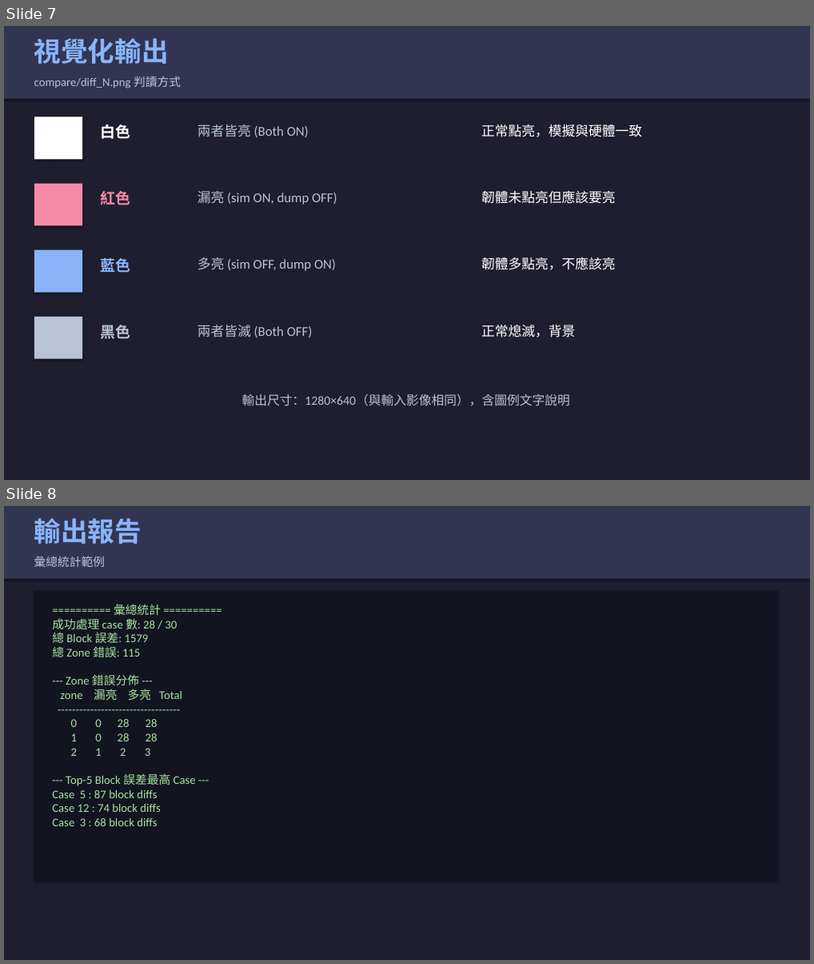
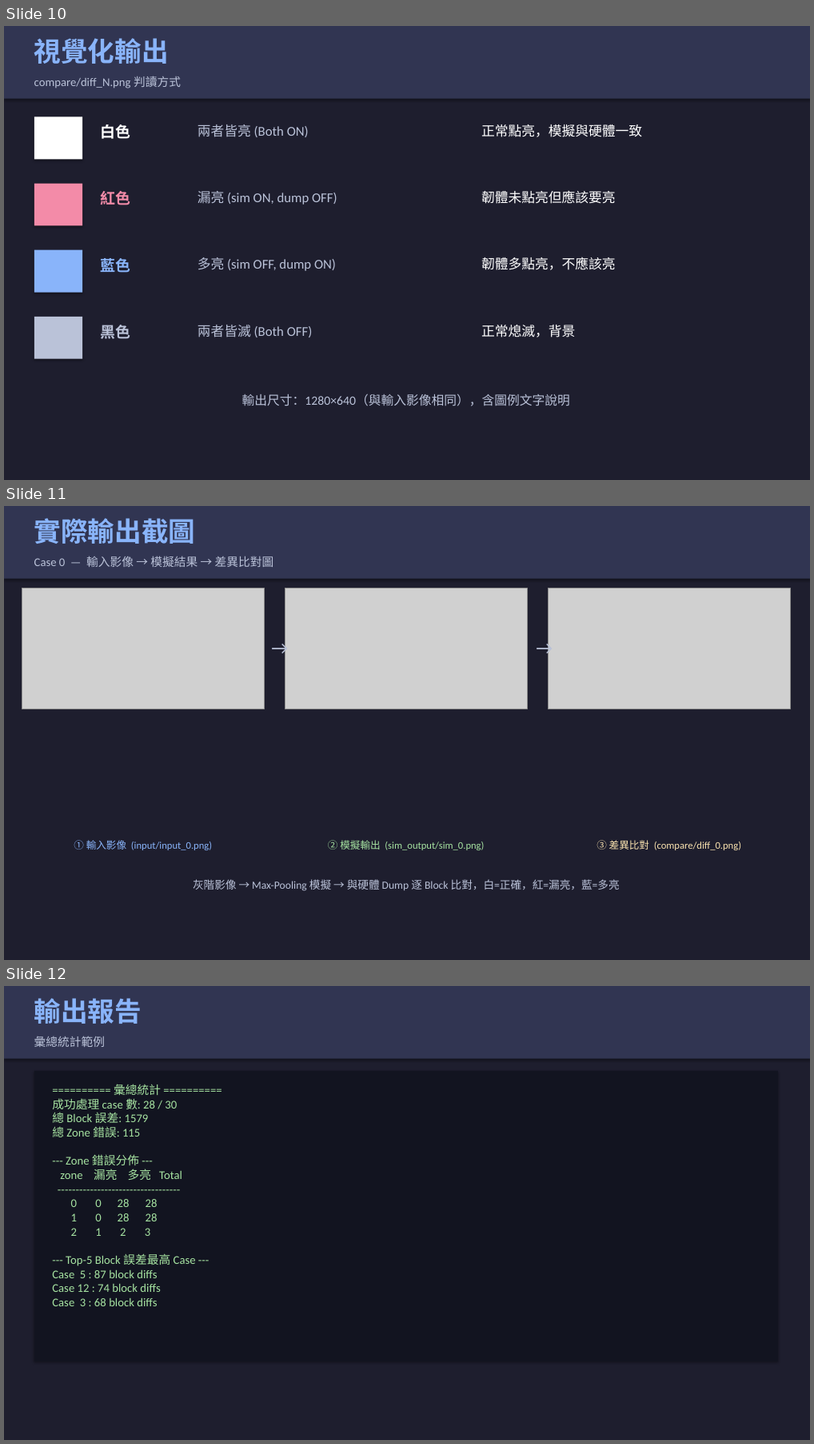
Before and after one commit to 1245eric/local-dimming-validator, a slide deck: local_dimming_intro.pptx. Shown one above the other, each under a label of ours: slides 7 and 8 before the commit, slides 10, 11 and 12 after it. The pictures are 814x964 and 814x1444 pixels, drawn with LibreOffice and Linux fonts; fonts in the diff are those of the drawing; grey boxes stand for pictures. Boxes give left, top, right and bottom in pixels: in the first picture for what was removed or moved away, otherwise in the second. Text is boxed around its words. In the diff, an @@ line names an element or a change of style, - is before the commit and + after.

```diff
--- a/local_dimming_intro.pptx
+++ b/local_dimming_intro.pptx
@@ slide 11 added at [4, 506, 810, 960], background #1E1E2E @@
@@ rectangle added at [4, 506, 810, 579], fill #313552 @@
@@ text added at [34, 518, 196, 544], 32 pt, text #89B4FA, bold @@
+實際輸出截圖
@@ text added at [34, 556, 274, 567], 14 pt, text #BAC2D8 @@
+Case 0 — 輸入影像 → 模擬結果 → 差異比對圖
@@ picture added at [22, 588, 264, 708] @@
@@ picture added at [286, 588, 527, 708] @@
@@ picture added at [549, 588, 790, 708] @@
@@ text added at [266, 633, 284, 664], 22 pt, text #BAC2D8 @@
+→
@@ text added at [530, 633, 549, 664], 22 pt, text #BAC2D8 @@
+→
@@ text added at [74, 840, 212, 850], 12 pt, text #89B4FA @@
+① 輸入影像 (input/input_0.png)
@@ text added at [328, 840, 484, 850], 12 pt, text #A6E3A1 @@
+② 模擬輸出 (sim_output/sim_0.png)
@@ text added at [597, 840, 742, 850], 12 pt, text #F9E2AF @@
+③ 差異比對 (compare/diff_0.png)
@@ text added at [193, 879, 620, 891], 13 pt, text #BAC2D8 @@
+灰階影像 → Max-Pooling 模擬 → 與硬體 Dump 逐 Block 比對，白=正確，紅=漏亮，藍=多亮
@@ what was slide 7 is now slide 10 @@
@@ what was slide 8 is now slide 12 @@
```
Also in this commit, not shown: 4 slides changed, 3 other slides added, 2 other files.
